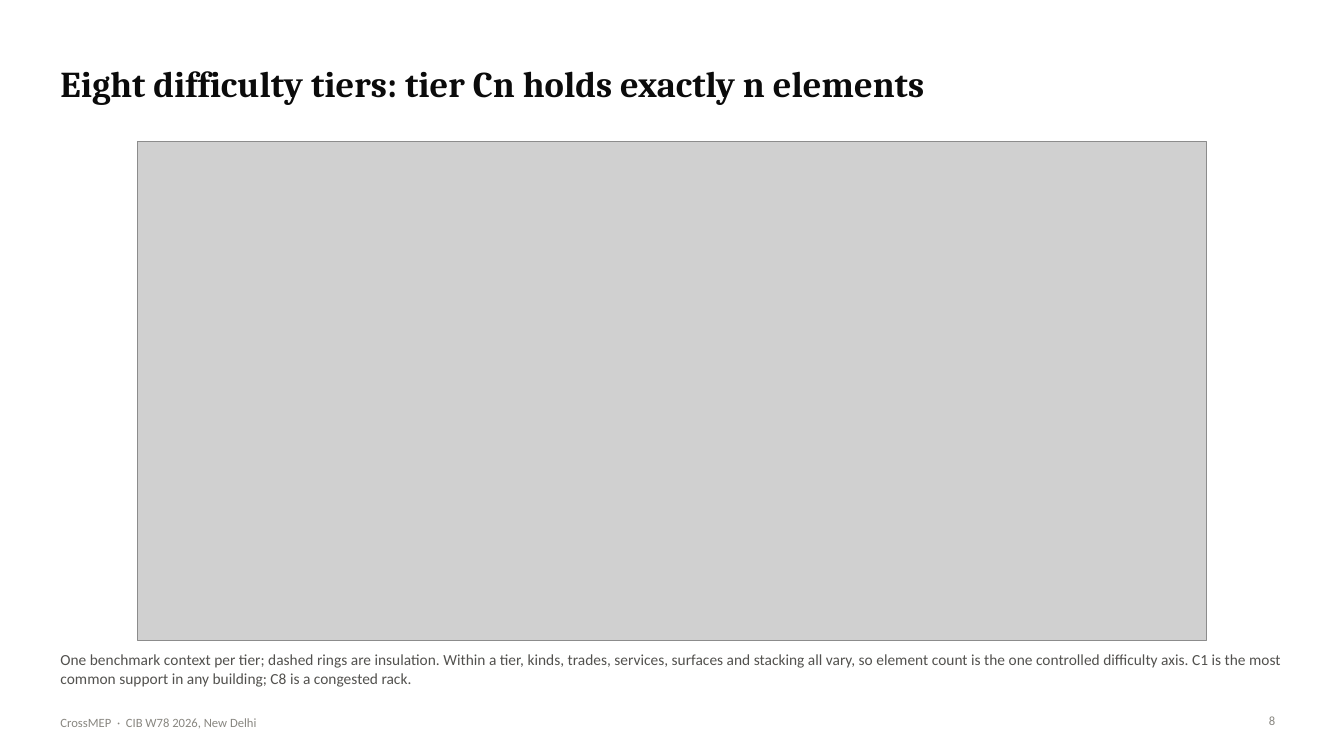
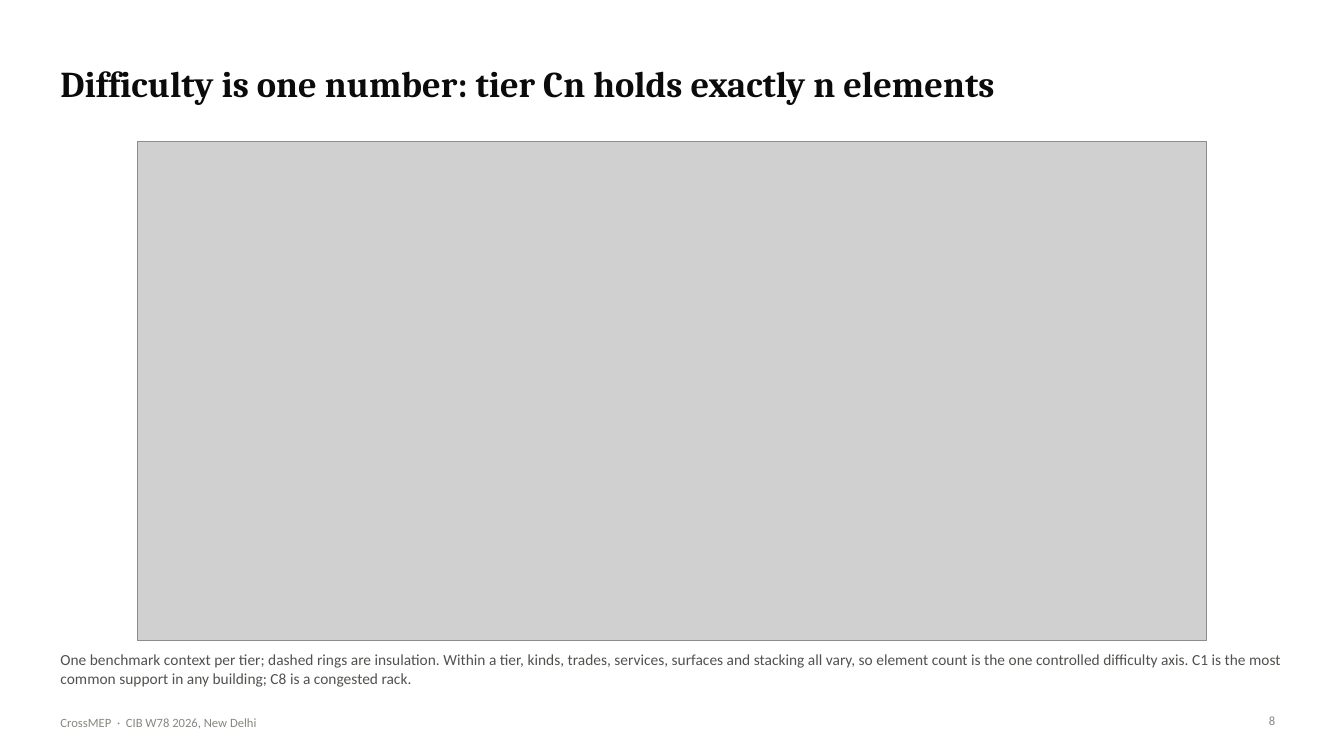
Before and after one commit to lavinia-ped/CrossMEP_Dataset, a slide deck: slide 8 of docs/CrossMEP_CIBW78_talk.pptx. Drawn at 1344x756 pixels with LibreOffice and Linux fonts; fonts in the diff are those of the drawing; grey boxes stand for pictures. Boxes give left, top, right and bottom in pixels: in the first picture for what was removed or moved away, otherwise in the second. Text is boxed around its words. In the diff, an @@ line names an element or a change of style, - is before the commit and + after.

Commit message:
Talk: slide titles state their message
Each title is now a sentence with a point (for example 'Spacing holds up on a
clinic the generator never saw', 'Nowadays, every pipe, duct and tray hangs from
a hand-designed support') rather than a topic label. Numbers in titles are
computed from the released data. Script headings updated to match; PPTX and PDF
rebuilt.

```diff
--- a/docs/CrossMEP_CIBW78_talk.pptx
+++ b/docs/CrossMEP_CIBW78_talk.pptx
@@ title at <box>60,71,994,105</box>: text changed @@
-Eight difficulty tiers: tier Cn holds exactly n elements
+Difficulty is one number: tier Cn holds exactly n elements
```
Also in this commit, not shown: 18 other slides changed, 4 other files.
